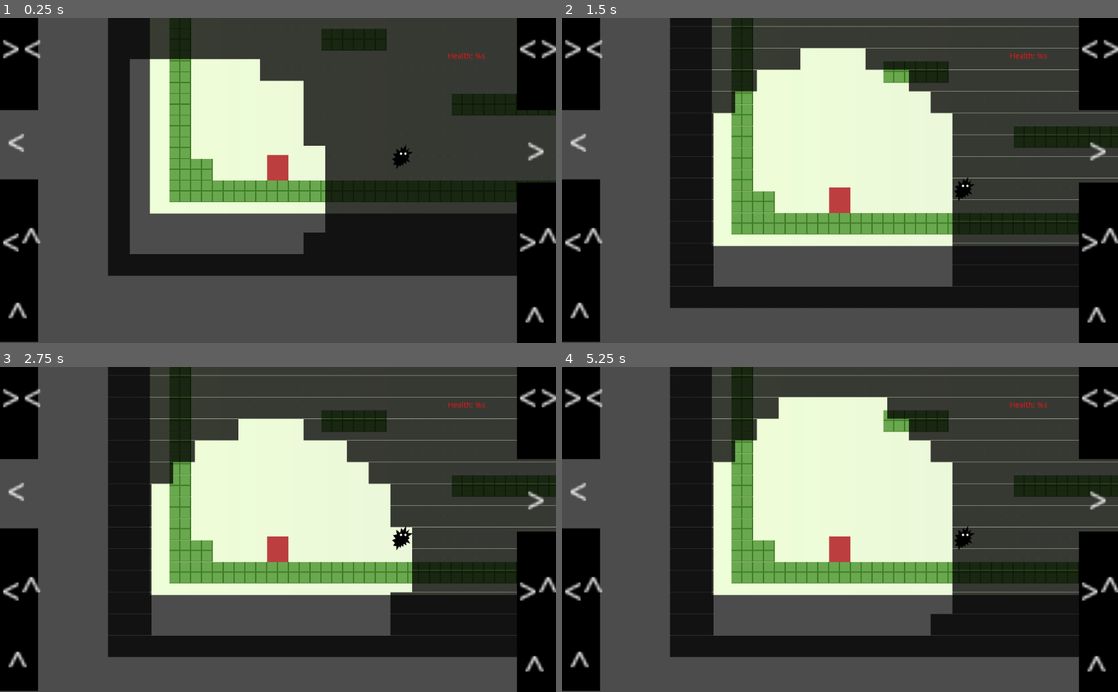
Above: before the commit, frames 1-4 (two rows, left to right).
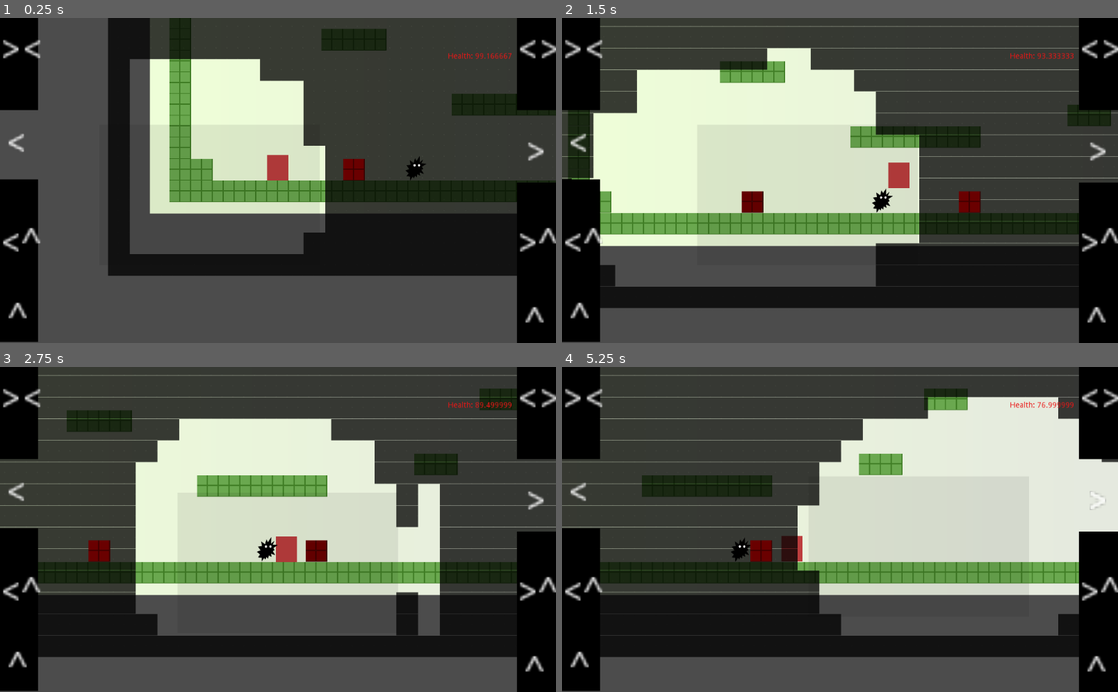
Above: after the commit, the same moments.

Repository: glitchcore/comfort
Game: Godot game, scene res://Scenes/BaseLevel.tscn
The game is run twice, just before and just after one commit, with the same random seed, the same clock (stepped at 60 frames per second) and the same inputs.
Inputs:
- Up to frame 1 (0.25 s): no input
- Up to frame 2 (1.5 s): hold Right (ui_right) from 0.53 s (still down); tap Space (jump) at 0.77 s
- Up to frame 3 (2.75 s): tap Space (jump) at 1.52 s; release Right (ui_right) at 2.03 s; hold Left (ui_left) from 2.03 s (still down)
- Up to frame 4 (5.25 s): release Left (ui_left) at 2.78 s; hold Right (ui_right) 2.78-4.28 s; tap Space (jump) at 3.02, 3.77, 4.52 s; hold Left (ui_left) 4.28-5.03 s; hold Right (ui_right) from 5.03 s (still down)

The runs differ from the first frame. In frame 1, 0.6% of the frame differs, in the area x 61-92%, y 10-50%; in frame 2, 33%; in frame 3, 38%; in frame 4, 59%, in the area x 0-100%, y 0-90%.
Error before the commit: Invalid get index 'hp' (on base: 'null instance'). (res://UserInterface/GameData.gd:12)

Commit message:
Revert "wip"
This reverts commit d0d93ed3e20b3aa20c091477491c83a684395fe5.

Diff:
--- a/Actors/Enemy.tscn
+++ b/Actors/Enemy.tscn
@@ -1,6 +1,7 @@
-[gd_scene load_steps=4 format=2]
+[gd_scene load_steps=5 format=2]
 
 [ext_resource path="res://Assets/enemy.png" type="Texture" id=1]
+[ext_resource path="res://Actors/Enemy.gd" type="Script" id=2]
 
 [sub_resource type="RectangleShape2D" id=3]
 extents = Vector2( 17.5, 22.5 )
@@ -11,6 +12,7 @@
 [node name="Enemy" type="KinematicBody2D"]
 collision_layer = 2
 collision_mask = 0
+script = ExtResource( 2 )
 
 [node name="Enemy" type="Sprite" parent="."]
 position = Vector2( 3.8147e-06, -23 )
--- a/Actors/SpaceDetector.tscn
+++ b/Actors/SpaceDetector.tscn
@@ -8,13 +8,13 @@
 extents = Vector2( 202.75, 129.5 )
 
 [node name="SpaceDetector" type="KinematicBody2D"]
+collision_layer = 0
 collision_mask = 0
 script = ExtResource( 1 )
 
 [node name="Sprite" type="Sprite" parent="."]
-visible = false
 modulate = Color( 1, 1, 1, 0.0784314 )
-position = Vector2( 1.81198e-05, 0.500009 )
+position = Vector2( 1.81198e-05, 1.50001 )
 scale = Vector2( 0.198242, 259 )
 texture = SubResource( 2 )
 
--- a/Scenes/BaseLevel.tscn
+++ b/Scenes/BaseLevel.tscn
@@ -7,6 +7,8 @@
 [ext_resource path="res://Actors/Space.tscn" type="PackedScene" id=5]
 [ext_resource path="res://UserInterface/GameData.tscn" type="PackedScene" id=6]
 [ext_resource path="res://Actors/Enemy.tscn" type="PackedScene" id=7]
+[ext_resource path="res://Autoload/PlayerData.tscn" type="PackedScene" id=8]
+[ext_resource path="res://Assets/BaseTilemap.tres" type="TileSet" id=9]
 
 [sub_resource type="Gradient" id=3]
 colors = PoolColorArray( 0.937218, 1, 0.847656, 1, 0.885742, 0.885742, 0.885742, 1 )
@@ -58,8 +60,6 @@
 [node name="Player" parent="." instance=ExtResource( 2 )]
 position = Vector2( 200, -40 )
 
-[node name="SpaceDetector" parent="." instance=ExtResource( 3 )]
-
 [node name="Space" parent="." instance=ExtResource( 5 )]
 position = Vector2( -113, 96 )
 
@@ -71,3 +71,22 @@
 
 [node name="Enemy" parent="." instance=ExtResource( 7 )]
 position = Vector2( 429, -61 )
+collision_layer = 16
+collision_mask = 11
+
+[node name="PlayerData" parent="." instance=ExtResource( 8 )]
+
+[node name="EnemyWalls" type="TileMap" parent="."]
+modulate = Color( 1, 0, 0, 1 )
+tile_set = ExtResource( 9 )
+cell_size = Vector2( 40, 40 )
+collision_layer = 8
+collision_mask = 0
+format = 1
+tile_data = PoolIntArray( -131064, 0, 0, -131054, 0, 0 )
+
+[node name="SpaceDetector" parent="." instance=ExtResource( 3 )]
+modulate = Color( 0.423529, 0.109804, 0.109804, 1 )
+position = Vector2( 0, -1 )
+
+[connection signal="damaged" from="PlayerData" to="ui/GameData" method="update_interface"]
--- a/project.godot
+++ b/project.godot
@@ -13,10 +13,6 @@
 config/name="comfort"
 run/main_scene="res://Scenes/BaseLevel.tscn"
 config/icon="res://icon.png"
-
-[autoload]
-
-PlayerData="*res://Autoload/PlayerData.tscn"
 
 [gui]
 
Not shown: 1 places in Scenes/BaseLevel.tscn that only renumber resources
